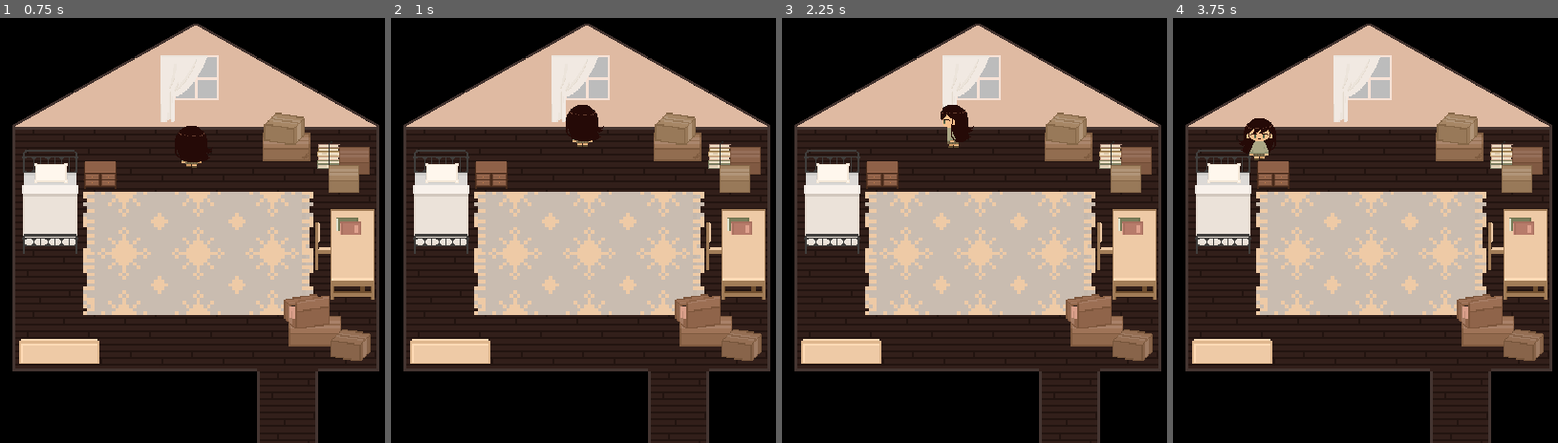
Above: before the commit, frames 1-4 (left to right).
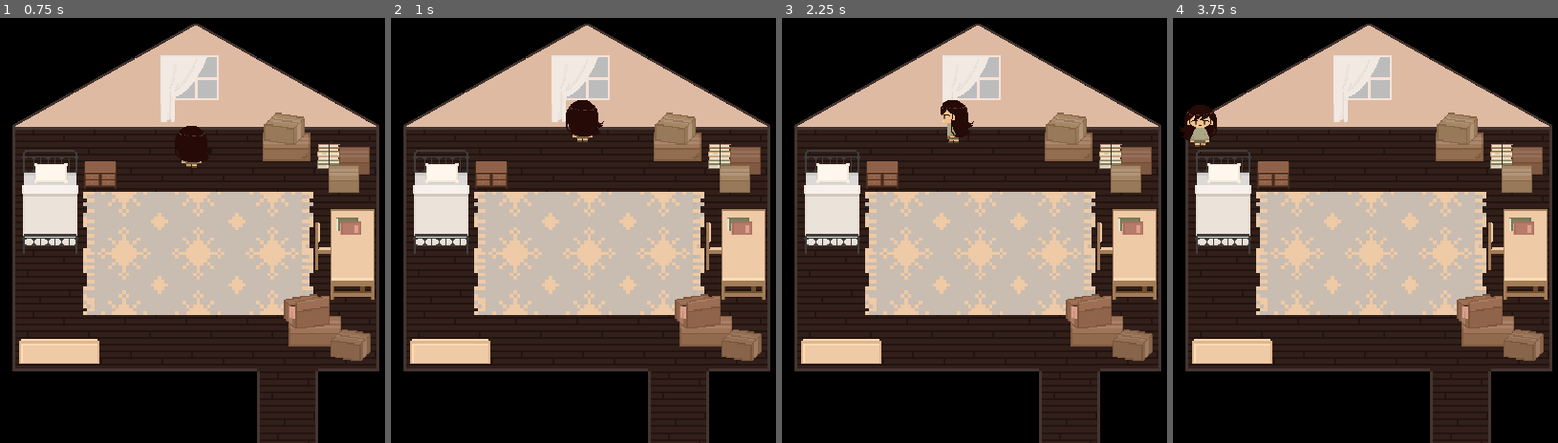
Above: after the commit, the same moments.

Repository: yashdhanore/Project_Attic_1.0
Game: Godot game, scene res://Stage1.tscn
The game is run twice, just before and just after one commit, with the same random seed, the same clock (stepped at 60 frames per second) and the same inputs.
Inputs:
- Up to frame 1 (0.75 s): tap Enter at 0.5 s; hold Up (ui_up) from 0.53 s (still down); hold E (action, bound only after the commit) from 0.53 s (still down)
- Up to frame 2 (1 s): keep holding Up (ui_up); keep holding E (action, bound only after the commit)
- Up to frame 3 (2.25 s): tap Space at 1.25 s; release E (action, bound only after the commit) at 1.28 s; tap E (action, bound only after the commit) at 1.35 s; tap Enter at 2 s; release Up (ui_up) at 2.03 s; hold Left (ui_left) from 2.03 s (still down); hold E (action, bound only after the commit) from 2.03 s (still down)
- Up to frame 4 (3.75 s): release E (action, bound only after the commit) at 2.78 s; tap E (action, bound only after the commit) at 2.85 s; release Left (ui_left) at 3.53 s; hold Down (ui_down) from 3.53 s (still down); hold E (action, bound only after the commit) from 3.53 s (still down)

Frame 1 is identical in both runs. In frame 2, 0.2% of the frame differs, in the area x 45-56%, y 19-31%; in frame 3, 0.3%; in frame 4, 1.0%, in the area x 1-27%, y 20-34%.

Commit message:
Added Interaction - Press E when near bed and notice the output in debug screen

Diff:
--- /dev/null
+++ b/Interact.gd
@@ -0,0 +1,12 @@
+extends Position2D
+
+signal Change(interacting)
+
+func _on_Area2D_body_entered(body):
+	if body is Interactive:
+		body.enter()
+
+
+func _on_Area2D_body_exited(body):
+	if body is Interactive:
+		body.exit()
--- /dev/null
+++ b/Interact.tscn
@@ -0,0 +1,18 @@
+[gd_scene load_steps=3 format=2]
+
+[ext_resource path="res://Interact.gd" type="Script" id=1]
+
+[sub_resource type="CapsuleShape2D" id=1]
+radius = 9.51057
+height = 0.0
+
+[node name="Interact" type="Position2D"]
+script = ExtResource( 1 )
+
+[node name="Area2D" type="Area2D" parent="."]
+
+[node name="CollisionShape2D" type="CollisionShape2D" parent="Area2D"]
+shape = SubResource( 1 )
+
+[connection signal="body_entered" from="Area2D" to="." method="_on_Area2D_body_entered"]
+[connection signal="body_exited" from="Area2D" to="." method="_on_Area2D_body_exited"]
--- /dev/null
+++ b/Interactive.gd
@@ -0,0 +1,25 @@
+extends StaticBody2D
+class_name Interactive
+
+var interacting = false
+
+func enter():
+	interacting = true
+	onEnter()
+
+func exit():
+	interacting = false
+	onExit()
+
+func _input(event : InputEvent):
+	if interacting:
+		onInput(event)
+
+func onEnter():
+	pass
+
+func onExit():
+	pass
+
+func onInput(event: InputEvent):
+	pass
--- /dev/null
+++ b/Player.tscn
@@ -0,0 +1,79 @@
+[gd_scene load_steps=17 format=2]
+
+[ext_resource path="res://assets/walkingsprites/right side idle.png" type="Texture" id=1]
+[ext_resource path="res://assets/walkingsprites/front idle.png" type="Texture" id=2]
+[ext_resource path="res://assets/walkingsprites/front left leg ahead.png" type="Texture" id=3]
+[ext_resource path="res://assets/walkingsprites/front right leg ahead.png" type="Texture" id=4]
+[ext_resource path="res://assets/walkingsprites/back idle.png" type="Texture" id=5]
+[ext_resource path="res://assets/walkingsprites/right side left leg ahead.png" type="Texture" id=6]
+[ext_resource path="res://assets/walkingsprites/back right leg ahead.png" type="Texture" id=7]
+[ext_resource path="res://assets/walkingsprites/left side left leg ahead.png" type="Texture" id=8]
+[ext_resource path="res://assets/walkingsprites/left side right leg ahead.png" type="Texture" id=9]
+[ext_resource path="res://assets/walkingsprites/right side right leg ahead.png" type="Texture" id=10]
+[ext_resource path="res://assets/walkingsprites/back left leg ahead.png" type="Texture" id=11]
+[ext_resource path="res://assets/walkingsprites/left side idle.png" type="Texture" id=12]
+[ext_resource path="res://Player/Player.gd" type="Script" id=13]
+[ext_resource path="res://Interact.tscn" type="PackedScene" id=14]
+
+[sub_resource type="SpriteFrames" id=1]
+animations = [ {
+"frames": [ ExtResource( 5 ), ExtResource( 11 ), ExtResource( 7 ) ],
+"loop": true,
+"name": "WalkBack",
+"speed": 8.0
+}, {
+"frames": [ ExtResource( 1 ), ExtResource( 6 ), ExtResource( 10 ) ],
+"loop": true,
+"name": "WalkRight",
+"speed": 8.0
+}, {
+"frames": [ ExtResource( 12 ), ExtResource( 8 ), ExtResource( 9 ) ],
+"loop": true,
+"name": "WalkLeft",
+"speed": 8.0
+}, {
+"frames": [ ExtResource( 5 ) ],
+"loop": false,
+"name": "IdleBack",
+"speed": 0.0
+}, {
+"frames": [ ExtResource( 2 ) ],
+"loop": false,
+"name": "IdleFront",
+"speed": 0.0
+}, {
+"frames": [ ExtResource( 12 ) ],
+"loop": false,
+"name": "IdleLeft",
+"speed": 0.0
+}, {
+"frames": [ ExtResource( 1 ) ],
+"loop": false,
+"name": "IdleRight",
+"speed": 0.0
+}, {
+"frames": [ ExtResource( 2 ), ExtResource( 3 ), ExtResource( 4 ) ],
+"loop": true,
+"name": "WalkFront",
+"speed": 8.0
+} ]
+
+[sub_resource type="CircleShape2D" id=2]
+radius = 7.1791
+
+[node name="Player" type="KinematicBody2D"]
+position = Vector2( 173, 99 )
+script = ExtResource( 13 )
+
+[node name="AnimatedSprite" type="AnimatedSprite" parent="."]
+position = Vector2( -1.65332, -0.353546 )
+frames = SubResource( 1 )
+animation = "IdleRight"
+
+[node name="CollisionShape2D" type="CollisionShape2D" parent="."]
+position = Vector2( -3.95833, 15.6552 )
+rotation = 1.5708
+shape = SubResource( 2 )
+
+[node name="Interact" parent="." instance=ExtResource( 14 )]
+position = Vector2( -3.86826, 15.5648 )
--- a/Stage1.tscn
+++ b/Stage1.tscn
@@ -1,25 +1,14 @@
-[gd_scene load_steps=56 format=2]
+[gd_scene load_steps=43 format=2]
 
 [ext_resource path="res://assets/wood flooring.png" type="Texture" id=1]
-[ext_resource path="res://Player/Player.gd" type="Script" id=2]
+[ext_resource path="res://Player.tscn" type="PackedScene" id=2]
 [ext_resource path="res://assets/flooring and roof/wall top.png" type="Texture" id=3]
 [ext_resource path="res://assets/flooring and roof/wall bottom.png" type="Texture" id=4]
 [ext_resource path="res://assets/flooring and roof/wall L.png" type="Texture" id=5]
 [ext_resource path="res://assets/flooring and roof/wall R.png" type="Texture" id=6]
 [ext_resource path="res://assets/flooring and roof/left roof.png" type="Texture" id=7]
 [ext_resource path="res://assets/flooring and roof/right roof.png" type="Texture" id=8]
-[ext_resource path="res://assets/walkingsprites/back right leg ahead.png" type="Texture" id=9]
-[ext_resource path="res://assets/walkingsprites/front left leg ahead.png" type="Texture" id=10]
-[ext_resource path="res://assets/walkingsprites/right side left leg ahead.png" type="Texture" id=11]
-[ext_resource path="res://assets/walkingsprites/right side idle.png" type="Texture" id=12]
-[ext_resource path="res://assets/walkingsprites/right side right leg ahead.png" type="Texture" id=13]
-[ext_resource path="res://assets/walkingsprites/left side left leg ahead.png" type="Texture" id=14]
-[ext_resource path="res://assets/walkingsprites/front idle.png" type="Texture" id=15]
-[ext_resource path="res://assets/walkingsprites/front right leg ahead.png" type="Texture" id=16]
-[ext_resource path="res://assets/walkingsprites/left side idle.png" type="Texture" id=17]
-[ext_resource path="res://assets/walkingsprites/back idle.png" type="Texture" id=18]
-[ext_resource path="res://assets/walkingsprites/back left leg ahead.png" type="Texture" id=19]
-[ext_resource path="res://assets/walkingsprites/left side right leg ahead.png" type="Texture" id=20]
+[ext_resource path="res://bed.gd" type="Script" id=9]
 [ext_resource path="res://assets/furniture/chair side.png" type="Texture" id=21]
 [ext_resource path="res://assets/furniture/study table.png" type="Texture" id=22]
 [ext_resource path="res://assets/furniture/pnb.png" type="Texture" id=23]
@@ -230,52 +219,6 @@
 [sub_resource type="RectangleShape2D" id=17]
 extents = Vector2( 14.9235, 12.7938 )
 
-[sub_resource type="SpriteFrames" id=18]
-animations = [ {
-"frames": [ ExtResource( 18 ), ExtResource( 19 ), ExtResource( 9 ) ],
-"loop": true,
-"name": "WalkBack",
-"speed": 8.0
-}, {
-"frames": [ ExtResource( 15 ) ],
-"loop": false,
-"name": "IdleFront",
-"speed": 0.0
-}, {
-"frames": [ ExtResource( 12 ), ExtResource( 11 ), ExtResource( 13 ) ],
-"loop": true,
-"name": "WalkRight",
-"speed": 8.0
-}, {
-"frames": [ ExtResource( 15 ), ExtResource( 10 ), ExtResource( 16 ) ],
-"loop": true,
-"name": "WalkFront",
-"speed": 8.0
-}, {
-"frames": [ ExtResource( 17 ), ExtResource( 14 ), ExtResource( 20 ) ],
-"loop": true,
-"name": "WalkLeft",
-"speed": 8.0
-}, {
-"frames": [ ExtResource( 12 ) ],
-"loop": false,
-"name": "IdleRight",
-"speed": 0.0
-}, {
-"frames": [ ExtResource( 17 ) ],
-"loop": false,
-"name": "IdleLeft",
-"speed": 0.0
-}, {
-"frames": [ ExtResource( 18 ) ],
-"loop": false,
-"name": "IdleBack",
-"speed": 0.0
-} ]
-
-[sub_resource type="CapsuleShape2D" id=19]
-height = 3.9361
-
 [node name="Stage 1" type="Control"]
 anchor_left = 0.5
 anchor_top = 0.5
@@ -335,9 +278,12 @@
 texture = ExtResource( 28 )
 
 [node name="StaticBody2D" type="StaticBody2D" parent="furniture for attic/bed"]
+scale = Vector2( 1, 1 )
+script = ExtResource( 9 )
 
 [node name="CollisionPolygon2D" type="CollisionPolygon2D" parent="furniture for attic/bed/StaticBody2D"]
-position = Vector2( -1.52588e-05, -2.14301 )
+position = Vector2( -1.52588e-05, -2.14302 )
+scale = Vector2( 1, 1 )
 polygon = PoolVector2Array( -14.2555, -13.9594, -39.167, -53.358, 12.6028, -53.7483, 13.6728, 40.6513, 11.5328, 40.3302, 1.54639, 40.3302, -35.9027, 40.6513, -38.3993, 40.9724, -40.1826, 40.6513, -39.4693, -54.0694 )
 
 [node name="dresser" type="Sprite" parent="furniture for attic"]
@@ -504,19 +450,7 @@
 [node name="CollisionShape2D" type="CollisionShape2D" parent="furniture for attic/boxes/7/StaticBody2D"]
 shape = SubResource( 17 )
 
-[node name="Player" type="KinematicBody2D" parent="."]
-position = Vector2( 173, 99 )
-script = ExtResource( 2 )
-
-[node name="AnimatedSprite" type="AnimatedSprite" parent="Player"]
-position = Vector2( -1.65332, -0.353546 )
-frames = SubResource( 18 )
-animation = "IdleRight"
-
-[node name="CollisionShape2D" type="CollisionShape2D" parent="Player"]
-position = Vector2( -3.2475, 13.361 )
-rotation = 1.5708
-shape = SubResource( 19 )
+[node name="Player" parent="." instance=ExtResource( 2 )]
 
 [node name="StaticBody2D2" type="StaticBody2D" parent="."]
 visible = false
--- /dev/null
+++ b/StaticVariance.gd
@@ -0,0 +1,11 @@
+extends StaticBody2D
+class_name StaticVariance
+
+
+func _ready():
+	pass # Replace with function body.
+
+
+# Called every frame. 'delta' is the elapsed time since the previous frame.
+#func _process(delta):
+#	pass
--- /dev/null
+++ b/bed.gd
@@ -0,0 +1,8 @@
+extends Interactive
+
+func onInput(event: InputEvent):
+	if event.is_action_pressed("action"):
+		print("Hello")
+
+func onExit():
+	print("Bye")
--- a/project.godot
+++ b/project.godot
@@ -5,18 +5,41 @@
 ; Format:
 ;   [section] ; section goes between []
 ;   param=value ; assign values to parameters
+
 config_version=4
+
+_global_script_classes=[ {
+"base": "StaticBody2D",
+"class": "Interactive",
+"language": "GDScript",
+"path": "res://Interactive.gd"
+}, {
+"base": "StaticBody2D",
+"class": "StaticVariance",
+"language": "GDScript",
+"path": "res://StaticVariance.gd"
+} ]
+_global_script_class_icons={
+"Interactive": "",
+"StaticVariance": ""
+}
+
 [application]
+
 config/name="Project Nall"
 run/main_scene="res://Stage1.tscn"
 config/icon="res://icon.png"
+
 [display]
+
 window/size/width=800
 window/size/height=450
 window/size/test_width=1200
 window/size/test_height=960
 window/stretch/mode="2d"
+
 [importer_defaults]
+
 texture={
 "compress/bptc_ldr": 0,
 "compress/hdr_mode": 0,
@@ -68,19 +91,16 @@
 , Object(InputEventKey,"resource_local_to_scene":false,"resource_name":"","device":0,"alt":false,"shift":false,"control":false,"meta":false,"command":false,"pressed":false,"scancode":83,"unicode":0,"echo":false,"script":null)
  ]
 }
+action={
+"deadzone": 0.5,
+"events": [ Object(InputEventKey,"resource_local_to_scene":false,"resource_name":"","device":0,"alt":false,"shift":false,"control":false,"meta":false,"command":false,"pressed":false,"scancode":69,"unicode":0,"echo":false,"script":null)
+ ]
+}
 
 [physics]
 
 common/enable_pause_aware_picking=true
 
+[rendering]
 
-
-
-
-
-
-
-
-
-[rendering]
 environment/default_clear_color=Color( 0, 0, 0, 1 )
